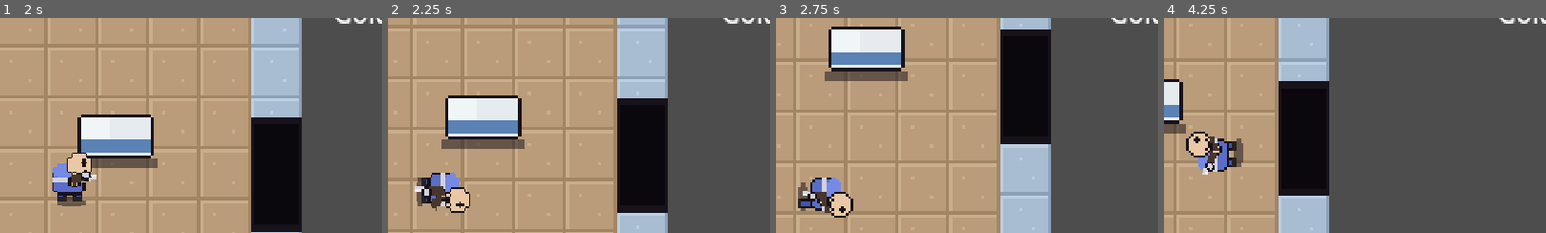
Above: before the commit, frames 1-4 (left to right).
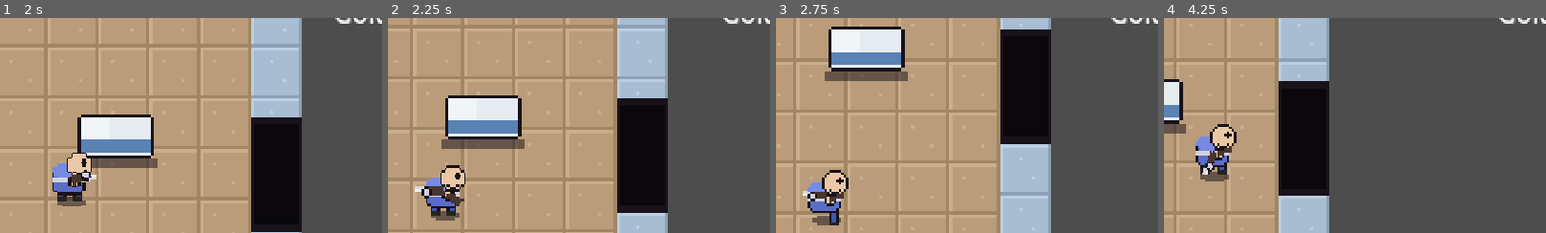
Above: after the commit, the same moments.

Repository: Llama296-png/Wander
Game: Godot game, scene res://scenes/Main.tscn
Two runs of this game, one before a commit and one after it. Both use one fixed random seed, a clock stepped at 60 frames per second and the inputs below.
Inputs (mouse positions are % of the whole screen's width and height, from its top left):
- Up to frame 1 (2 s): click "Choose" at 0.5 s; move the mouse to (72, 45) at 1.27 s; hold D (move_right) from 1.28 s (still down); hold J (attack) from 1.28 s (still down)
- Up to frame 2 (2.25 s): move the mouse to (30, 55) at 2.02 s; release D (move_right) at 2.03 s; release J (attack) at 2.03 s; hold S (move_down) from 2.03 s (still down); tap K (ability) at 2.1 s
- Up to frame 3 (2.75 s): keep holding S (move_down); tap J (attack) at 2.3 s
- Up to frame 4 (4.25 s): move the mouse to (60, 28) at 2.77 s; release S (move_down) at 2.78 s; hold D (move_right) 2.78-3.53 s; hold J (attack) 2.78-3.53 s; move the mouse to (45, 70) at 3.52 s; hold W (move_up) from 3.53 s (still down); tap J (attack) at 3.6 s
The pictures show only the part of the screen within x 43-93%, y 14-64%; the shares and areas given below are measured in that part.

Frame 1 is identical in both runs. In frame 2, 2.2% of the frame differs, in the area x 7-22%, y 68-95%; in frame 3, 2.3%; in frame 4, 2.4%, in the area x 5-21%, y 49-76%.

Commit message:
Fix pacifist mode still spawning enemies, and body rotating instead of flipping
- RoomGenerator: gate enemy_count on pacifist_mode so pacifist runs never
  spawn any enemies (previously doors just unlocked without kills, but
  enemies still populated the room).
- Player/Ally: body sprite no longer rotates at all -- it stays upright
  and only mirrors via flip_h based on movement direction. Only the
  separate weapon sprite rotates, tracking the mouse (player) or attack
  target (ally), decoupled from body facing.

Diff:
--- a/scripts/entities/Ally.gd
+++ b/scripts/entities/Ally.gd
@@ -142,12 +142,19 @@
 		_weapon_facing = _body_facing
 
 	if _attack_anim_timer <= 0.0:
-		sprite.rotation = _body_facing.angle()
-		weapon.rotation = _weapon_facing.angle()
+		_apply_facing()
 		var state := "walk" if velocity.length() > 1.0 else "idle"
 		if sprite.animation != state:
 			sprite.play(state)
 	move_and_slide()
+
+
+func _apply_facing() -> void:
+	# Body never rotates -- it stays upright and only mirrors left/right.
+	# Only the weapon rotates freely to face its target.
+	if absf(_body_facing.x) > 0.01:
+		sprite.flip_h = _body_facing.x < 0
+	weapon.rotation = _weapon_facing.angle()
 
 
 func _wander(delta: float) -> void:
@@ -184,8 +191,7 @@
 func _attack(target) -> void:
 	_attack_cd = attack_cooldown
 	sprite.play("attack")
-	sprite.rotation = _body_facing.angle()
-	weapon.rotation = _weapon_facing.angle()
+	_apply_facing()
 	_attack_anim_timer = ATTACK_ANIM_TIME
 	_play_weapon_flourish()
 	if stats.attack_type == "melee":
--- a/scripts/entities/Player.gd
+++ b/scripts/entities/Player.gd
@@ -99,10 +99,13 @@
 
 	if input_vec.length() > 0.1:
 		facing = input_vec.normalized()
-	# Body stays upright and turns to face the movement direction only.
-	sprite.rotation = facing.angle()
-
-	# Only the weapon tracks the mouse cursor.
+	# Body never rotates -- it stays upright and only mirrors left/right to
+	# match the movement direction (holding its last facing while moving
+	# purely vertically).
+	if absf(facing.x) > 0.01:
+		sprite.flip_h = facing.x < 0
+
+	# Only the weapon rotates, tracking the mouse cursor.
 	var aim := _aim_dir()
 	weapon.rotation = aim.angle()
 
--- a/scripts/world/RoomGenerator.gd
+++ b/scripts/world/RoomGenerator.gd
@@ -46,7 +46,7 @@
 		enemy_types.append("brute")
 
 	var enemy_count := 0
-	if coord != Vector2i.ZERO:
+	if coord != Vector2i.ZERO and not pacifist_mode:
 		enemy_count = clampi(2 + int(depth / 2.0) + rng.randi_range(-1, 1), 1, 9)
 
 	var room := Room.new()
